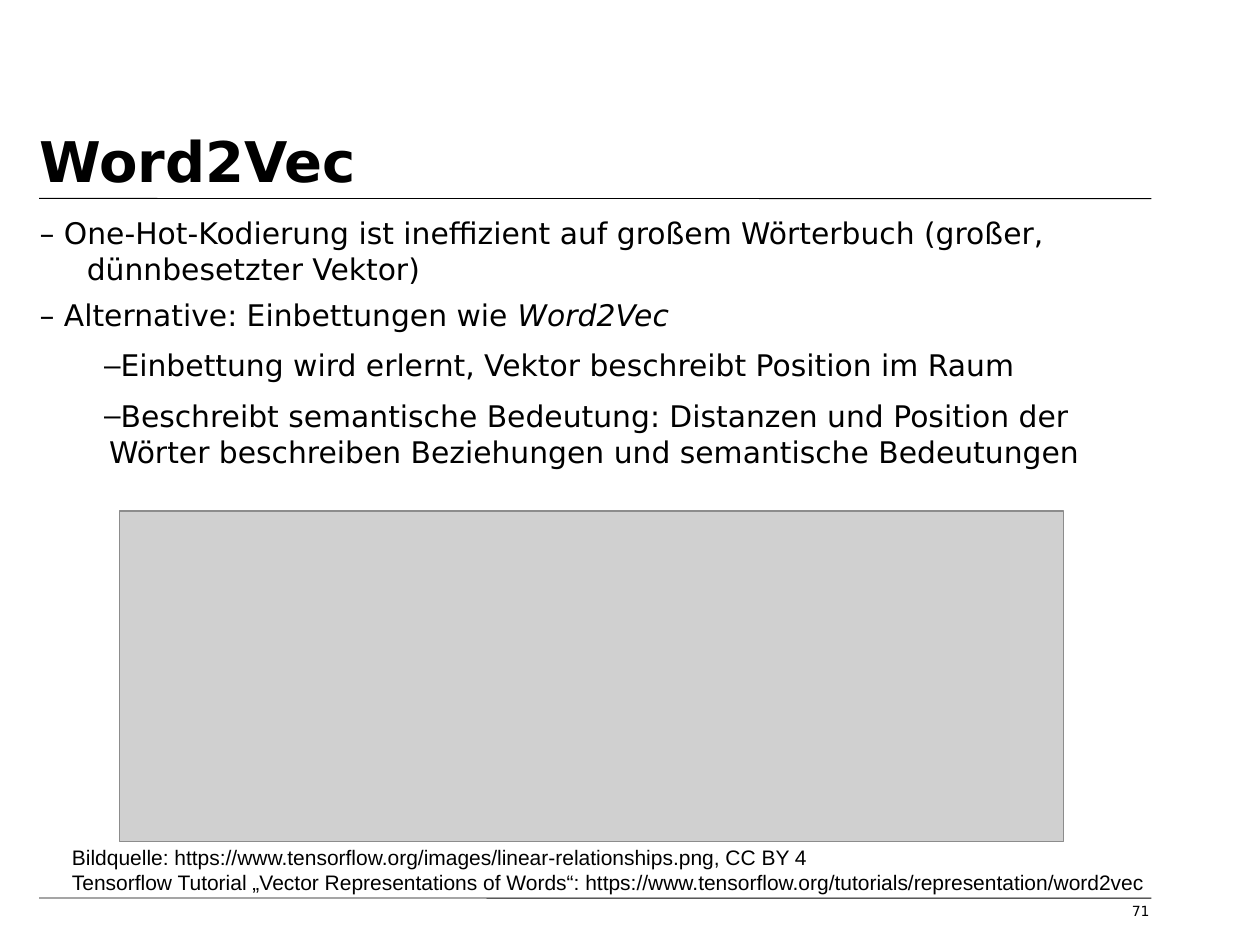
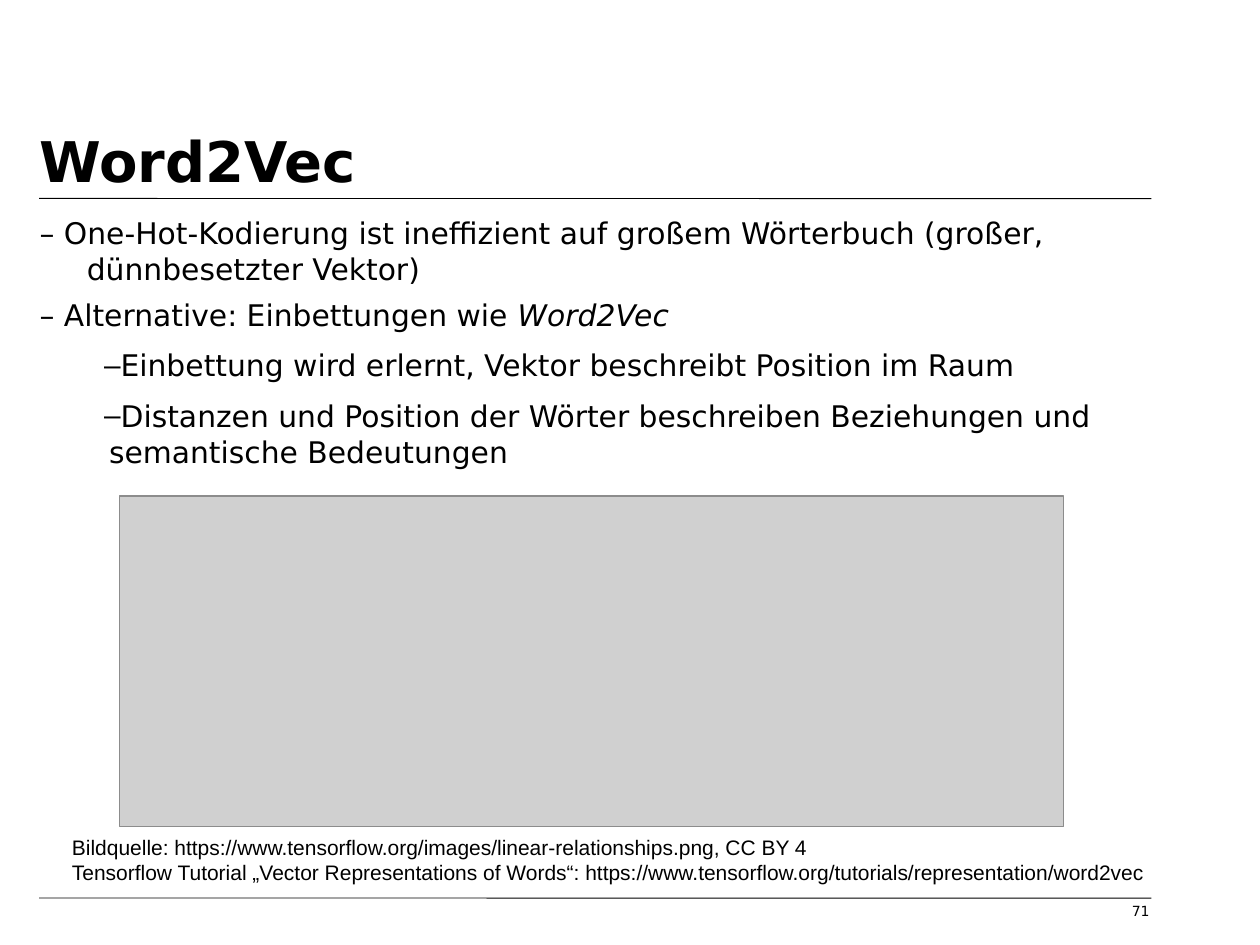
Before and after one commit to tfassbender/deep_learning_team_rnn, a slide deck: slide 71 of final/vorlesung_rnn_final.odp. Drawn at 1260x945 pixels with LibreOffice and Linux fonts; fonts in the diff are those of the drawing; grey boxes stand for pictures; background and template pictures are left out. Boxes give left, top, right and bottom in pixels: in the first picture for what was removed or moved away, otherwise in the second. Text is boxed around its words. In the diff, an @@ line names an element or a change of style, - is before the commit and + after.

```diff
--- a/final/vorlesung_rnn_final.odp
+++ b/final/vorlesung_rnn_final.odp
@@ text at (x1=109, y1=404, x2=1091, y2=470): text changed @@
-  – Beschreibt semantische Bedeutung: Distanzen und Position der Wörter beschreiben Beziehungen und semantische Bedeutungen
+  – Distanzen und Position der Wörter beschreiben Beziehungen und semantische Bedeutungen
@@ picture moved from (x1=120, y1=512, x2=1065, y2=842) to (x1=120, y1=496, x2=1065, y2=827) @@
@@ text "Bildquelle: https://www.tensorflow.org/images/linear-relatio ..." moved from (x1=72, y1=849, x2=1143, y2=895) to (x1=72, y1=839, x2=1143, y2=885) @@
```
Also in this commit, not shown: 8 other slides changed, 2 other files.
